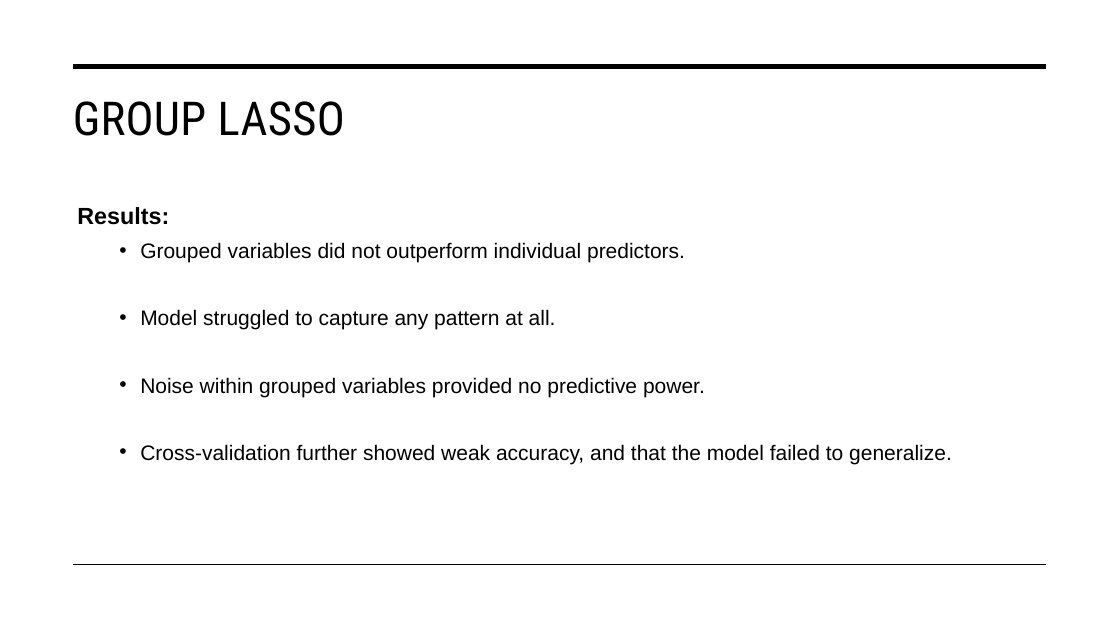
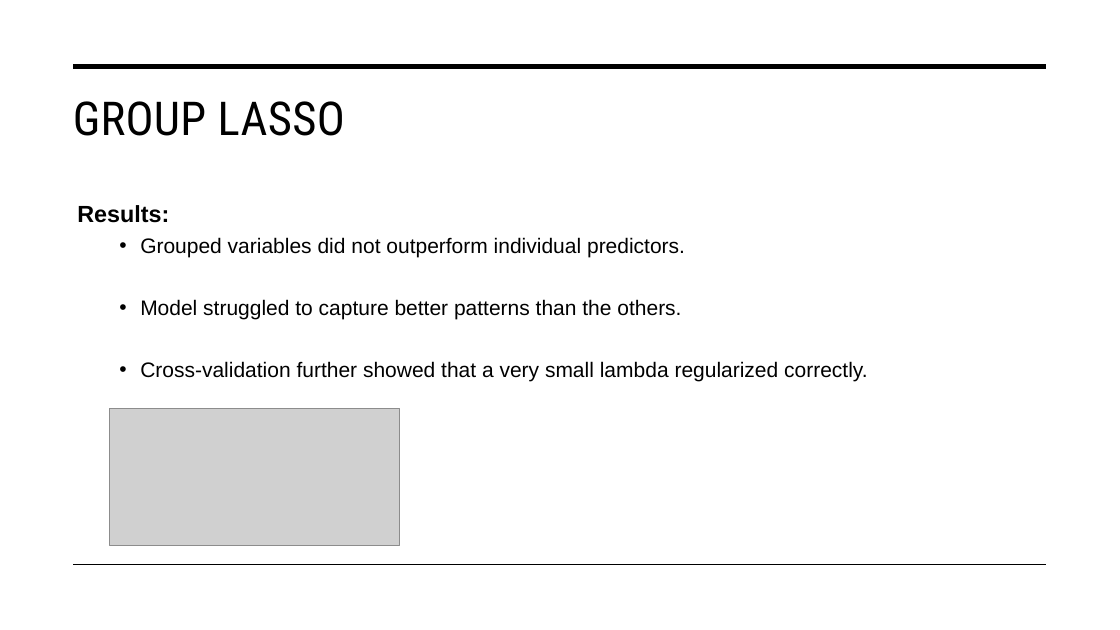
Before and after one commit to Aiecco/Stat-Methods-2024, a slide deck: slide 16 of SM2024.pptx. Drawn at 1120x630 pixels with LibreOffice and Linux fonts; fonts in the diff are those of the drawing; grey boxes stand for pictures. Boxes give left, top, right and bottom in pixels: in the first picture for what was removed or moved away, otherwise in the second. Text is boxed around its words. In the diff, an @@ line names an element or a change of style, - is before the commit and + after.

```diff
--- a/SM2024.pptx
+++ b/SM2024.pptx
@@ text at bbox=[77, 205, 685, 258]: line spacing 1.1 to 1 @@
@@ text at bbox=[140, 299, 868, 382]: text changed @@
-  • Model struggled to capture any pattern at all.
-  • Noise within grouped variables provided no predictive power.
-  • Cross-validation further showed weak accuracy, and that the model failed to generalize.
+  • Model struggled to capture better patterns than the others.
+  • Cross-validation further showed that a very small lambda regularized correctly.
@@ picture added at bbox=[110, 408, 400, 545] @@
```
Also in this commit, not shown: 6 other slides changed, 1 other file.
